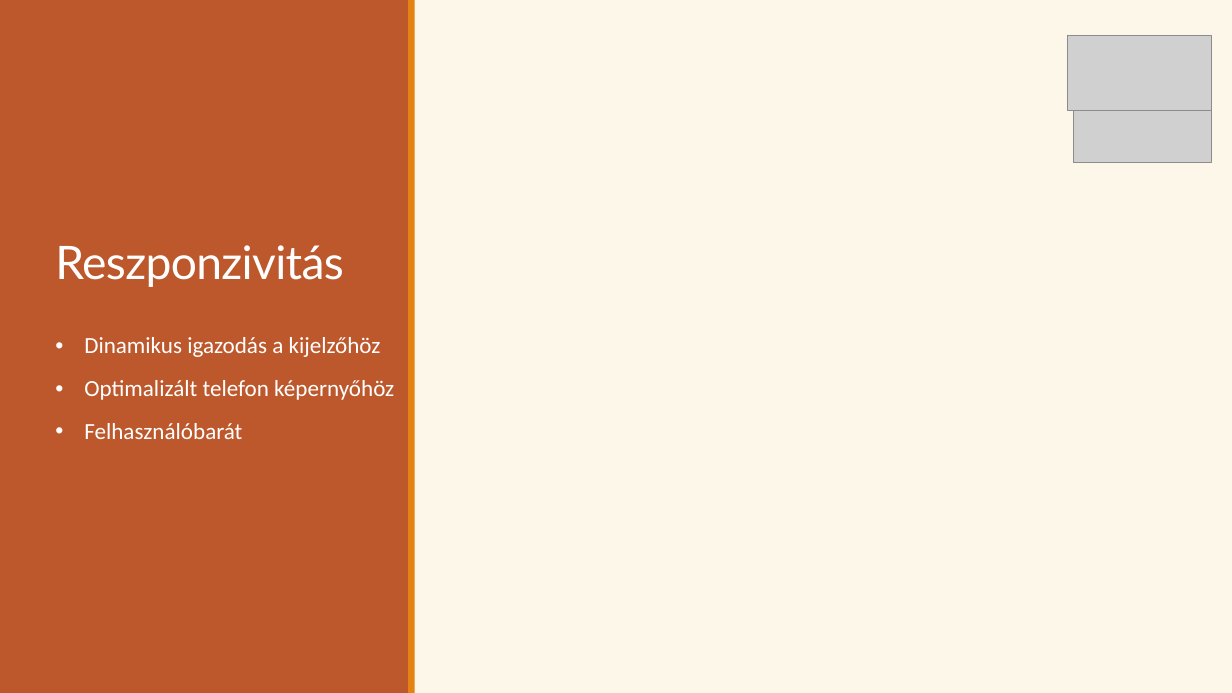
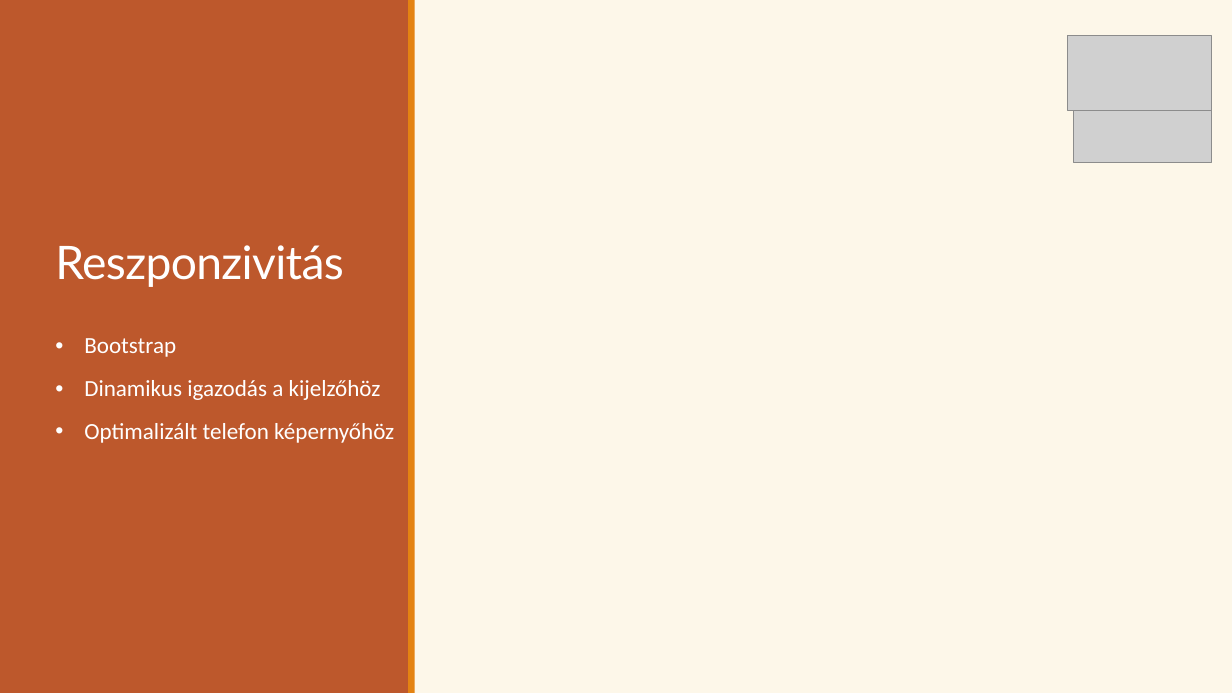
Before and after one commit to Ella50/13_S1_1_vizsgaremek, a slide deck: slide 14 of Dokumentációhoz/Prezentáció/eMenza_AtkariAriella_FarkasDominik.pptx (slide 15 before the commit). Drawn at 1232x693 pixels with LibreOffice and Linux fonts; fonts in the diff are those of the drawing; grey boxes stand for pictures. Boxes give left, top, right and bottom in pixels: in the first picture for what was removed or moved away, otherwise in the second. Text is boxed around its words. In the diff, an @@ line names an element or a change of style, - is before the commit and + after.

```diff
--- a/Dokumentációhoz/Prezentáció/eMenza_AtkariAriella_FarkasDominik.pptx
+++ b/Dokumentációhoz/Prezentáció/eMenza_AtkariAriella_FarkasDominik.pptx
@@ text at box(84, 338, 176, 357): paragraph added @@
+• Bootstrap
@@ text at box(84, 423, 242, 439): paragraph removed @@
-• Felhasználóbarát
```
Also in this commit, not shown: 9 other slides changed, 2 slides added, 5 slides removed, 3 other files.
